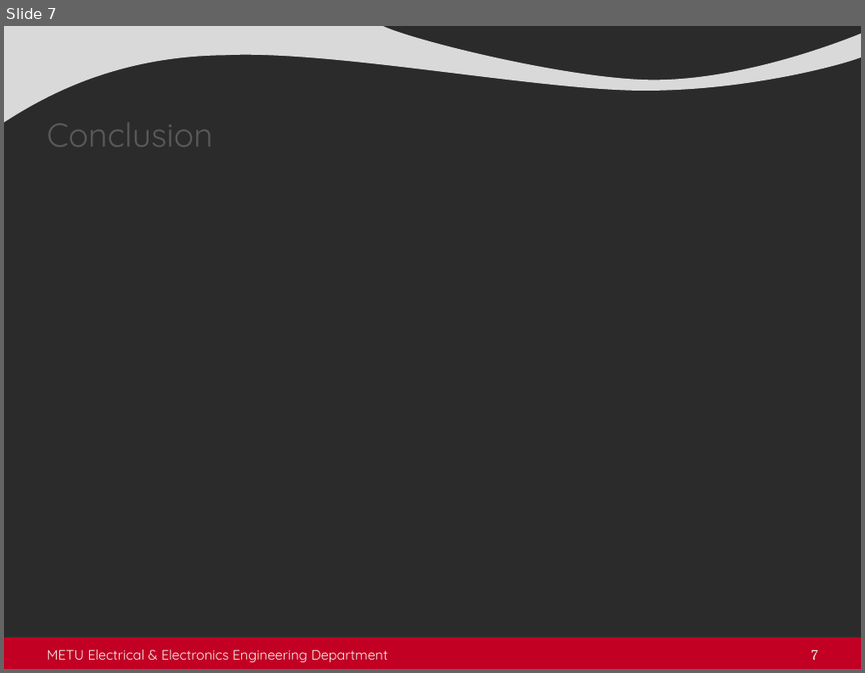
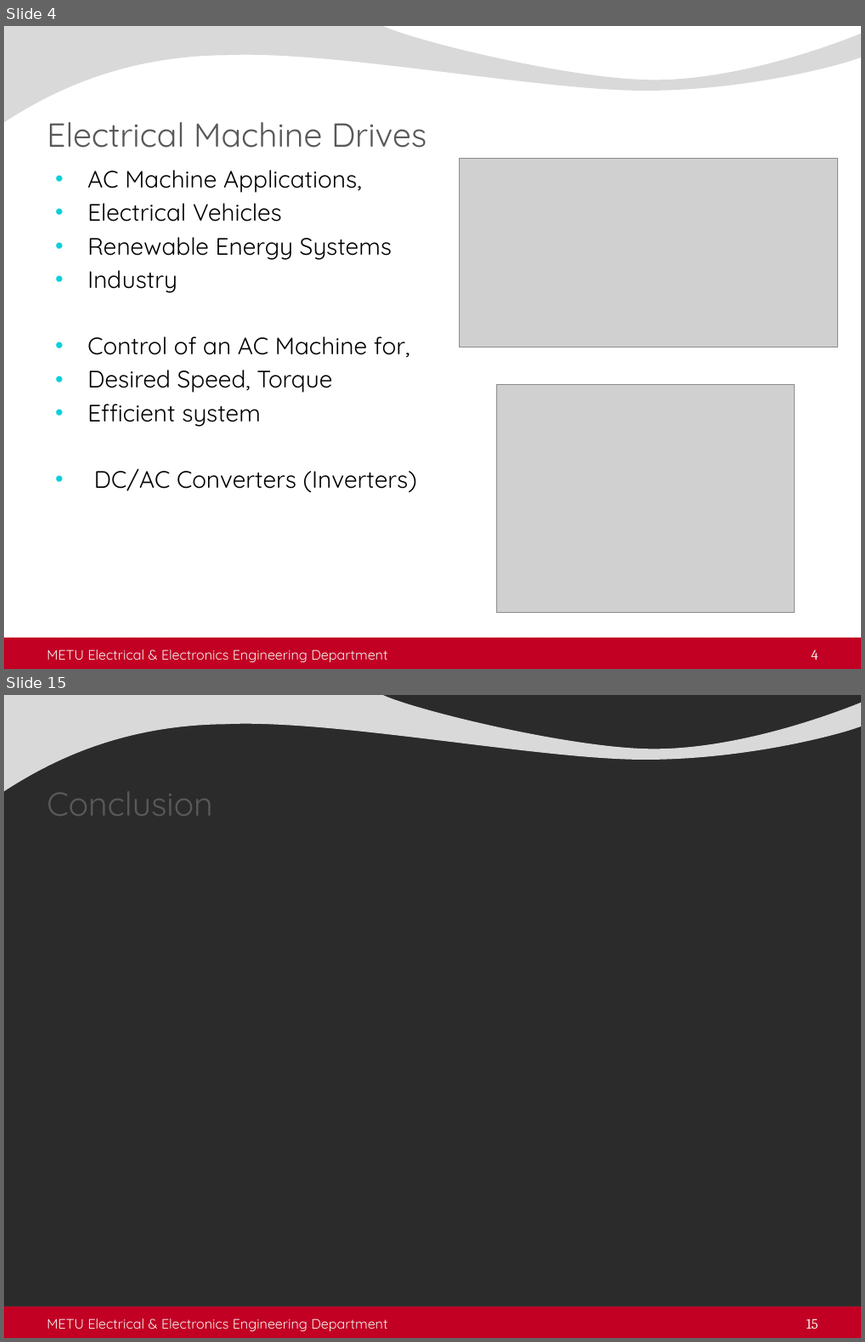
Before and after one commit to ahmetcan-akuz/Thesis, a slide deck: Seminar/metu_eee_seminar_presentation.pptx. Shown one above the other, each under a label of ours: slide 7 before the commit, slides 4 and 15 after it; the slides between them are not shown. The pictures are 865x673 and 865x1342 pixels, drawn with LibreOffice and Linux fonts; fonts in the diff are those of the drawing; grey boxes stand for pictures; background and template pictures are left out; a plain dark background stands for a picture behind light text. Boxes give left, top, right and bottom in pixels: in the first picture for what was removed or moved away, otherwise in the second. Text is boxed around its words. In the diff, an @@ line names an element or a change of style, - is before the commit and + after.

```diff
--- a/Seminar/metu_eee_seminar_presentation.pptx
+++ b/Seminar/metu_eee_seminar_presentation.pptx
@@ slide 4 added at <box>4,26,861,669</box>, background picture (left out); not listed: 2 template elements that a slide beside it also shows @@
@@ title added at <box>46,122,426,148</box>, 28 pt, text #595959 @@
+Electrical Machine Drives
@@ text added at <box>87,170,417,493</box>, 20 pt, text #000000 @@
+• AC Machine Applications,
+• Electrical Vehicles
+• Renewable Energy Systems
+• Industry
+• Control of an AC Machine for,
+• Desired Speed, Torque
+• Efficient system
+• DC/AC Converters (Inverters)
@@ picture added at <box>459,158,838,347</box> @@
@@ picture added at <box>497,385,794,612</box> @@
@@ text added at <box>46,649,387,663</box>, 11.5 pt, text #F2F2F2 @@
+METU Electrical & Electronics Engineering Department
@@ page number added at <box>811,649,817,659</box>, 12 pt, text #F2F2F2 @@
+4
@@ what was slide 7 is now slide 15 @@
@@ page number at <box>806,1318,818,1328</box>: text changed @@
-7
+15
```
Also in this commit, not shown: 4 slides changed, 9 other slides added, 1 slide removed, 4 other files.
